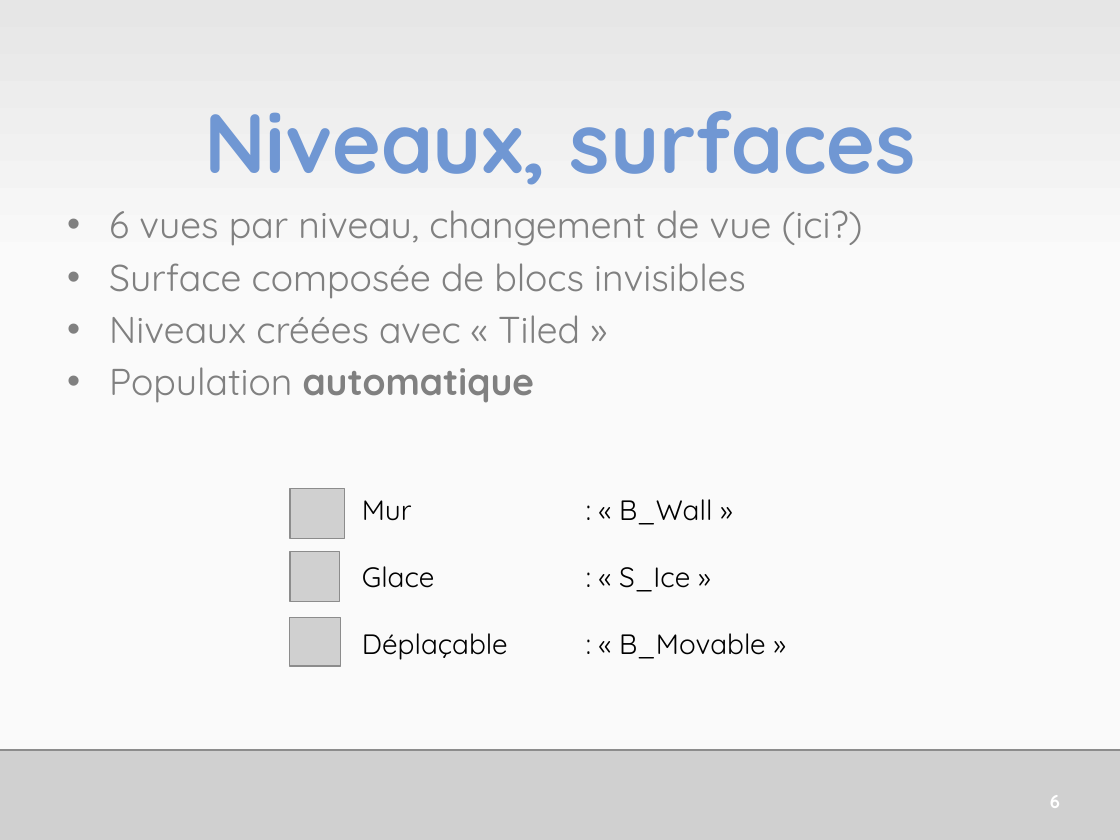
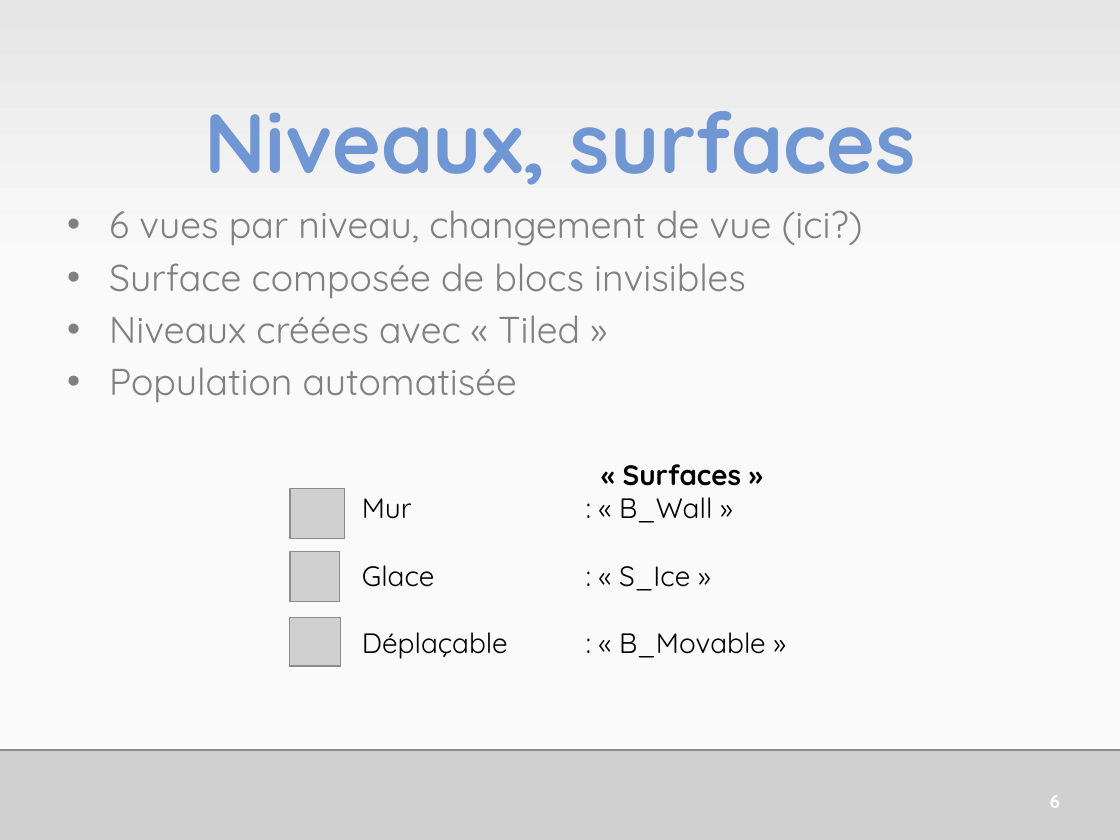
Before and after one commit to HE-ArcSurvivors/james-gouin-v1, a slide deck: slide 7 of Administration/JamesGouinSePresente.pptx. Drawn at 1120x840 pixels with LibreOffice and Linux fonts; fonts in the diff are those of the drawing; grey boxes stand for pictures. Boxes give left, top, right and bottom in pixels: in the first picture for what was removed or moved away, otherwise in the second. Text is boxed around its words. In the diff, an @@ line names an element or a change of style, - is before the commit and + after.

```diff
--- a/Administration/JamesGouinSePresente.pptx
+++ b/Administration/JamesGouinSePresente.pptx
@@ text at box(109, 367, 517, 403): text changed; bold off @@
-• Population automatique
+• Population automatisée
@@ text "« Surfaces »": place and size @@
-text "« Surfaces »" at box(362, 499, 766, 660)
+text "« Surfaces »" at box(362, 464, 766, 659)
@@ text at box(623, 464, 742, 486): paragraph added @@
+« Surfaces »
```
Also in this commit, not shown: 9 other slides changed.
